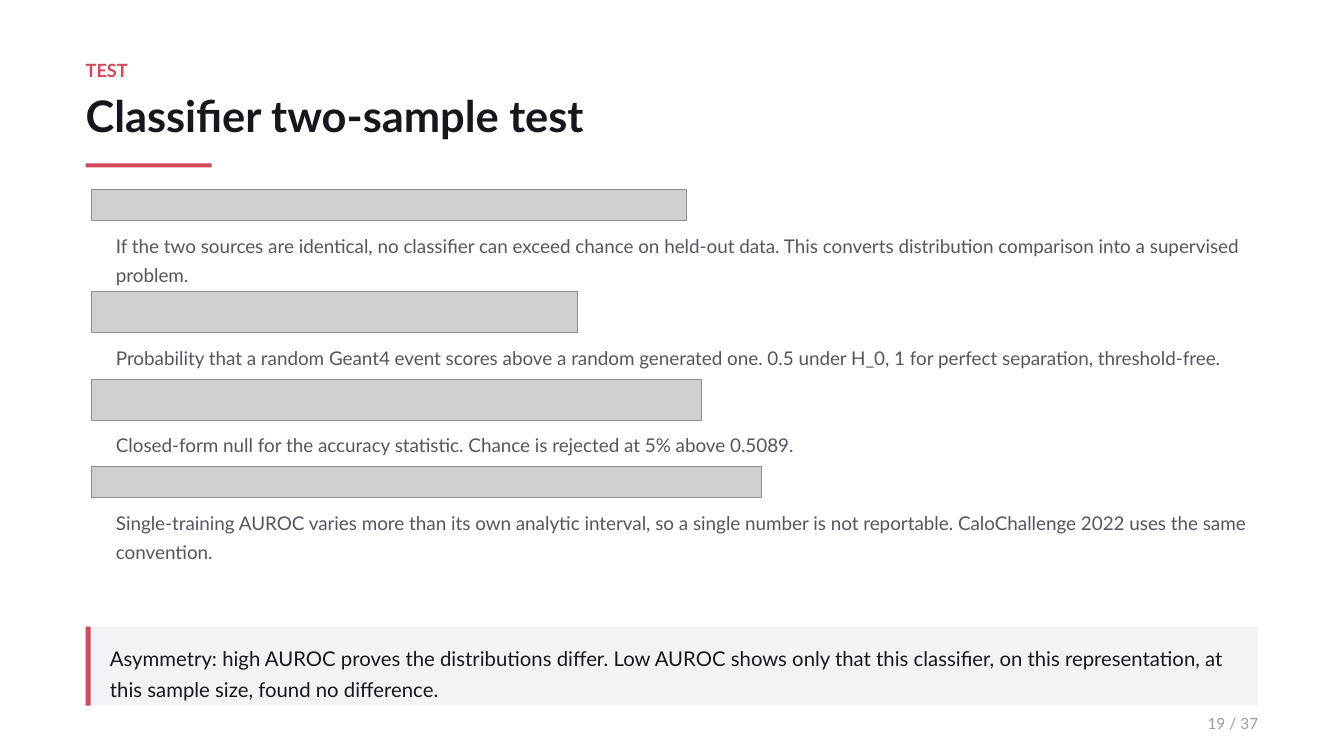
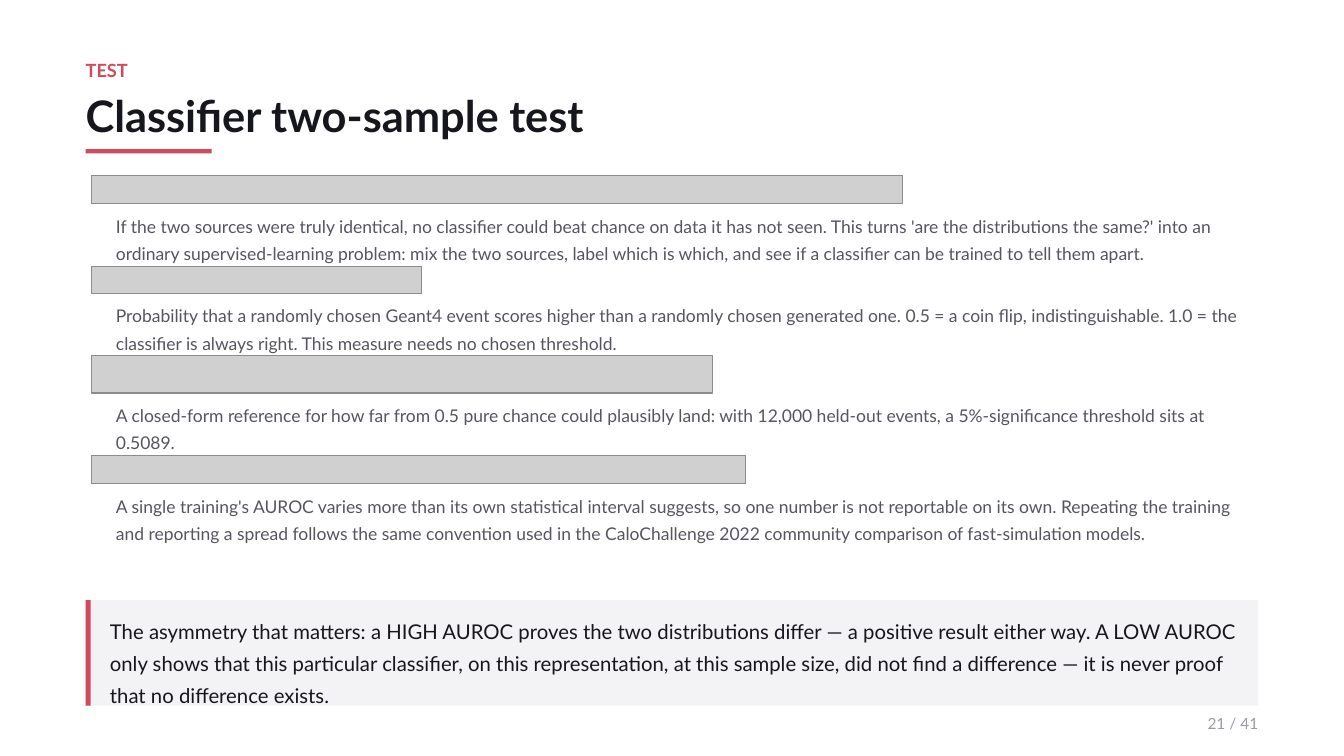
Before and after one commit to JulianAttemptsCoding/Fast-MC-CBSC, a slide deck: slide 21 of exhibition/c2st_20260728/CBSC_ZDC_FastMC_overview.pptx (slide 19 before the commit). Drawn at 1344x756 pixels with LibreOffice and Linux fonts; fonts in the diff are those of the drawing; grey boxes stand for pictures. Boxes give left, top, right and bottom in pixels: in the first picture for what was removed or moved away, otherwise in the second. Text is boxed around its words. In the diff, an @@ line names an element or a change of style, - is before the commit and + after.

```diff
--- a/exhibition/c2st_20260728/CBSC_ZDC_FastMC_overview.pptx
+++ b/exhibition/c2st_20260728/CBSC_ZDC_FastMC_overview.pptx
@@ rectangle: place and size @@
-rectangle at [86, 163, 212, 167]
+rectangle at [86, 149, 212, 153]
@@ picture: place and size @@
-picture at [92, 190, 687, 221]
+picture at [92, 175, 903, 204]
@@ text at [116, 220, 1210, 263]: text changed; size 13.5 to 12.5 pt @@
-If the two sources are identical, no classifier can exceed chance on held-out data. This converts distribution comparison into a supervised problem.
+If the two sources were truly identical, no classifier could beat chance on data it has not seen. This turns 'are the distributions the same?' into an ordinary supervised-learning problem: mix the two sources, label which is which, and see if a classifier can be trained to tell them apart.
@@ picture added at [92, 266, 421, 293] @@
@@ picture removed at [92, 291, 578, 332] @@
@@ text at [116, 309, 1237, 353]: text changed; size 13.5 to 12.5 pt @@
-Probability that a random Geant4 event scores above a random generated one. 0.5 under H_0, 1 for perfect separation, threshold-free.
+Probability that a randomly chosen Geant4 event scores higher than a randomly chosen generated one. 0.5 = a coin flip, indistinguishable. 1.0 = the classifier is always right. This measure needs no chosen threshold.
@@ picture: place and size @@
-picture at [92, 379, 702, 420]
+picture at [92, 356, 713, 393]
@@ text at [116, 409, 1205, 449]: text changed; size 13.5 to 12.5 pt @@
-Closed-form null for the accuracy statistic. Chance is rejected at 5% above 0.5089.
+A closed-form reference for how far from 0.5 pure chance could plausibly land: with 12,000 held-out events, a 5%-significance threshold sits at 0.5089.
@@ picture: place and size @@
-picture at [92, 467, 761, 498]
+picture at [92, 456, 746, 484]
@@ text at [116, 500, 1230, 543]: text changed; size 13.5 to 12.5 pt @@
-Single-training AUROC varies more than its own analytic interval, so a single number is not reportable. CaloChallenge 2022 uses the same convention.
+A single training's AUROC varies more than its own statistical interval suggests, so one number is not reportable on its own. Repeating the training and reporting a spread follows the same convention used in the CaloChallenge 2022 community comparison of fast-simulation models.
@@ rectangle: place and size @@
-rectangle at [86, 627, 1258, 706]
+rectangle at [86, 600, 1258, 706]
@@ rectangle: place and size @@
-rectangle at [86, 627, 91, 706]
+rectangle at [86, 600, 91, 706]
@@ text at [110, 624, 1236, 703]: text changed @@
-Asymmetry: high AUROC proves the distributions differ. Low AUROC shows only that this classifier, on this representation, at this sample size, found no difference.
+The asymmetry that matters: a HIGH AUROC proves the two distributions differ — a positive result either way. A LOW AUROC only shows that this particular classifier, on this representation, at this sample size, did not find a difference — it is never proof that no difference exists.
@@ text at [1208, 718, 1258, 729]: text changed @@
-19 / 37
+21 / 41
```
Also in this commit, not shown: 18 other slides changed, 22 slides added, 18 slides removed, 12 other files.
